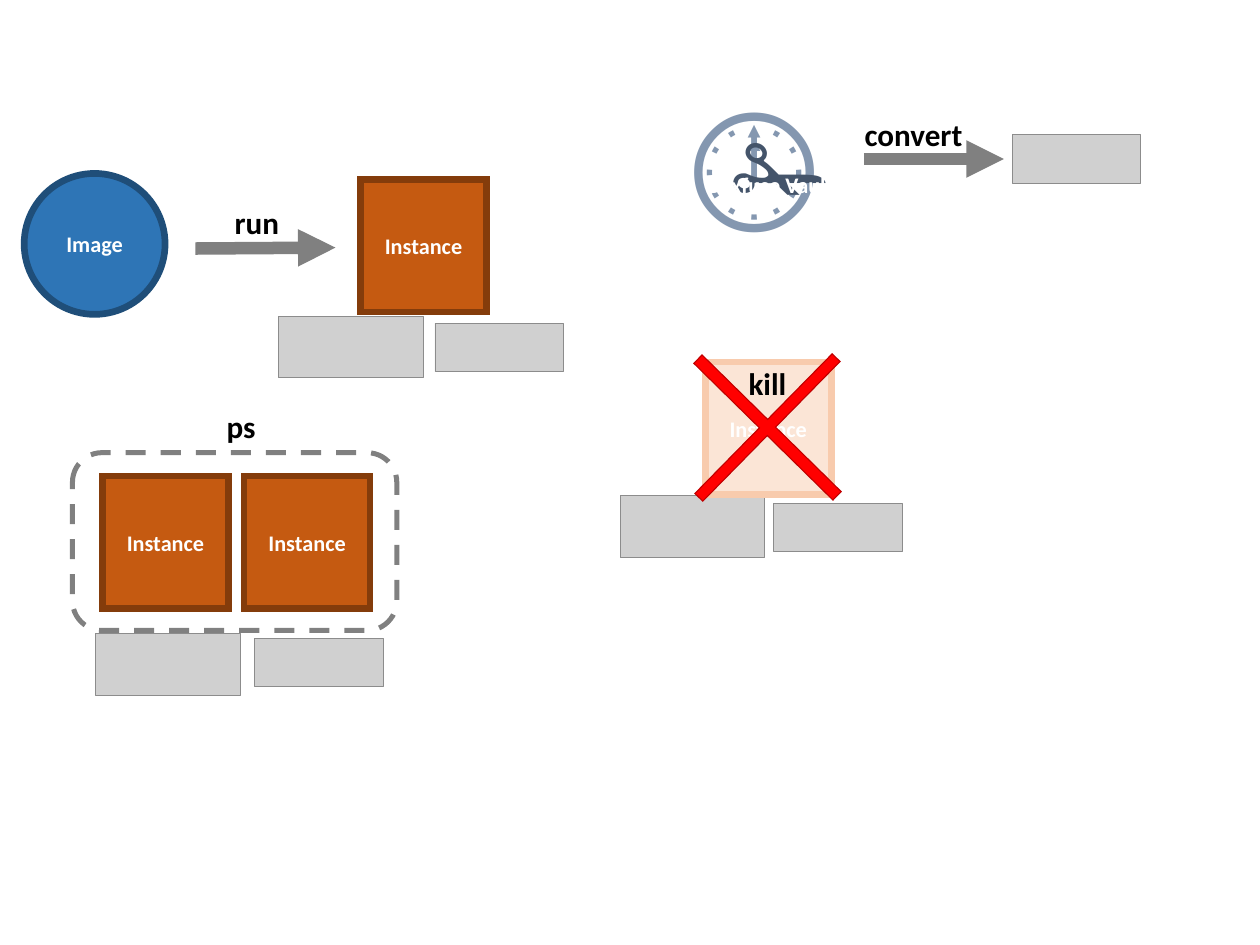
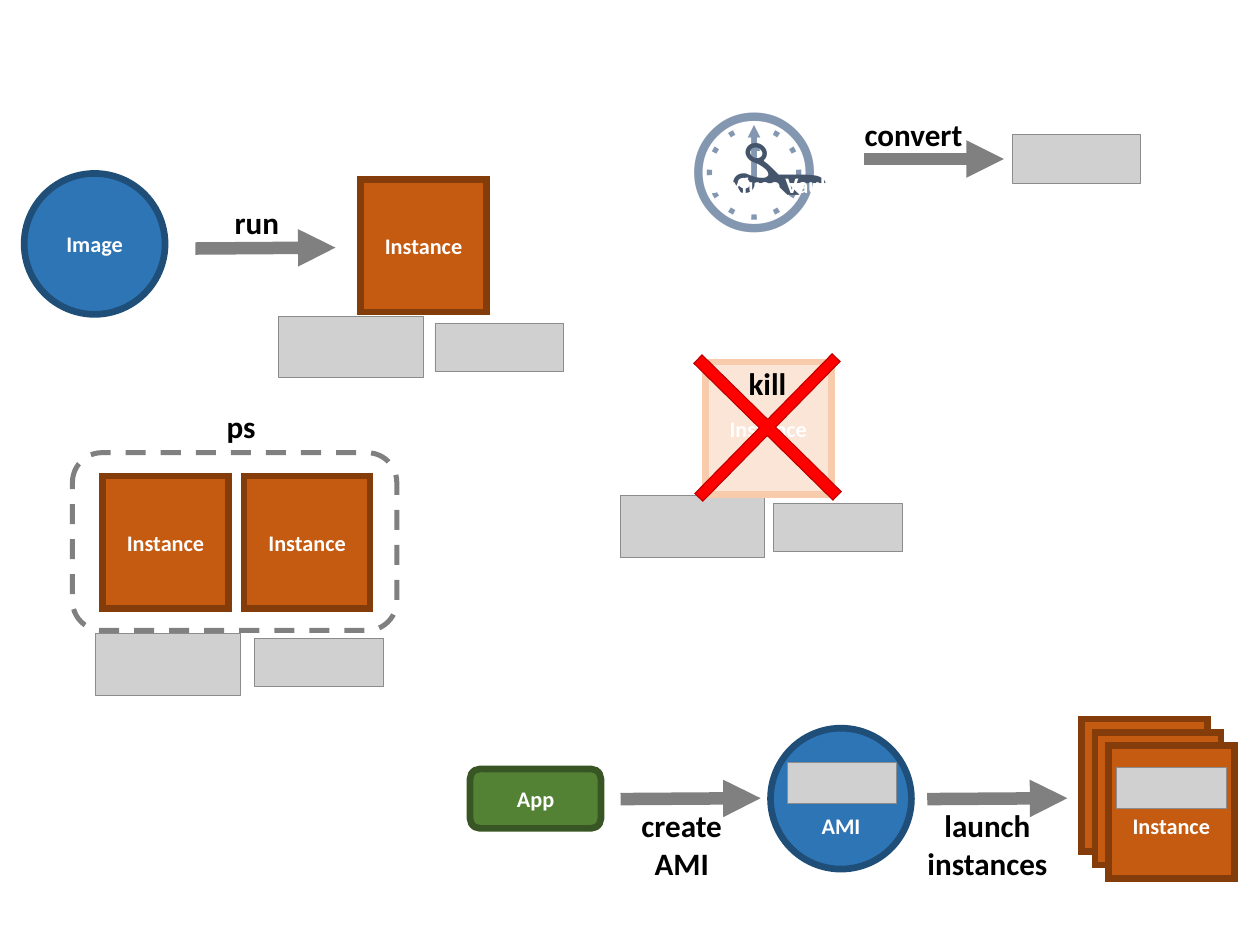
Before and after one commit to flyway/boxfuse.com, a slide deck: slide 15 of _sources/GettingStarted.pptx. Drawn at 1260x945 pixels with LibreOffice and Linux fonts; fonts in the diff are those of the drawing; grey boxes stand for pictures. Boxes give left, top, right and bottom in pixels: in the first picture for what was removed or moved away, otherwise in the second. Text is boxed around its words. In the diff, an @@ line names an element or a change of style, - is before the commit and + after.

```diff
--- a/_sources/GettingStarted.pptx
+++ b/_sources/GettingStarted.pptx
@@ rectangle added at bbox=[1082, 719, 1208, 852], fill #C55A11, outline #843C0B 6 pt, 20 pt, text #FFFFFF, bold @@
+Instance
@@ ellipse added at bbox=[770, 728, 911, 869], fill #2E75B6, outline #1F4E79 6 pt, 20 pt, text #FFFFFF, bold @@
+AMI
@@ rectangle added at bbox=[1094, 732, 1221, 865], fill #C55A11, outline #843C0B 6 pt, 20 pt, text #FFFFFF, bold @@
+Instance
@@ rectangle added at bbox=[1108, 746, 1234, 878], fill #C55A11, outline #843C0B 6 pt, 20 pt, text #FFFFFF, bold @@
+Instance
@@ rounded rectangle added at bbox=[470, 769, 602, 828], fill #548235, outline #385723 6 pt @@
@@ picture added at bbox=[787, 762, 897, 803] @@
@@ picture added at bbox=[1117, 767, 1226, 808] @@
@@ text added at bbox=[517, 792, 554, 811], 20 pt, text #FFFFFF, bold @@
+App
@@ arrow added from (621, 799) to (761, 798), #808080 11.25 pt @@
@@ arrow added from (927, 799) to (1067, 798), #808080 11.25 pt @@
@@ text added at bbox=[641, 817, 721, 875], 28 pt, text #000000, bold @@
+create
+AMI
@@ text added at bbox=[927, 815, 1047, 876], 28 pt, text #000000, bold @@
+launch
+instances
```
Also in this commit, not shown: 2 other slides changed, 9 other files.
